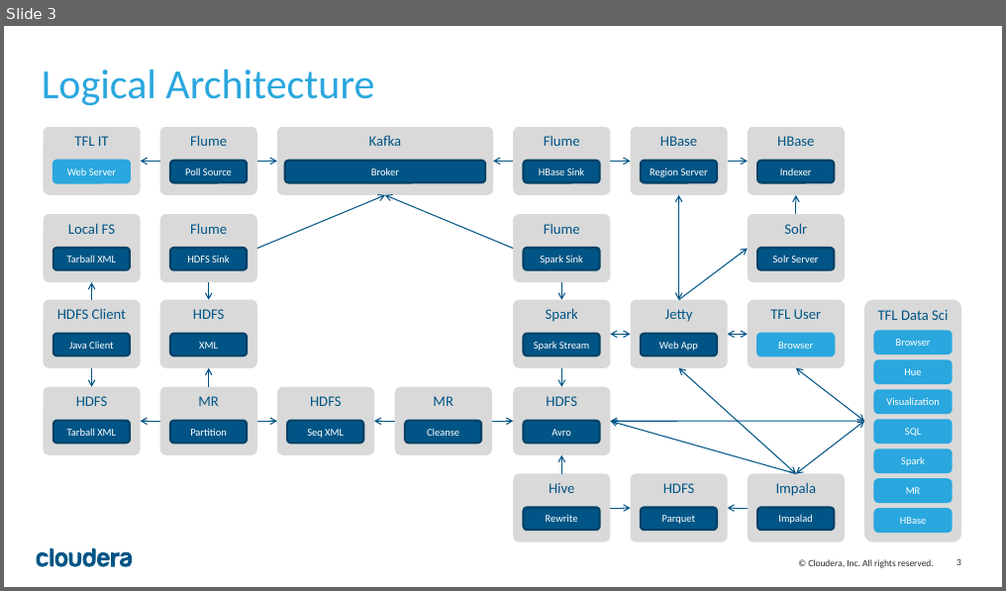
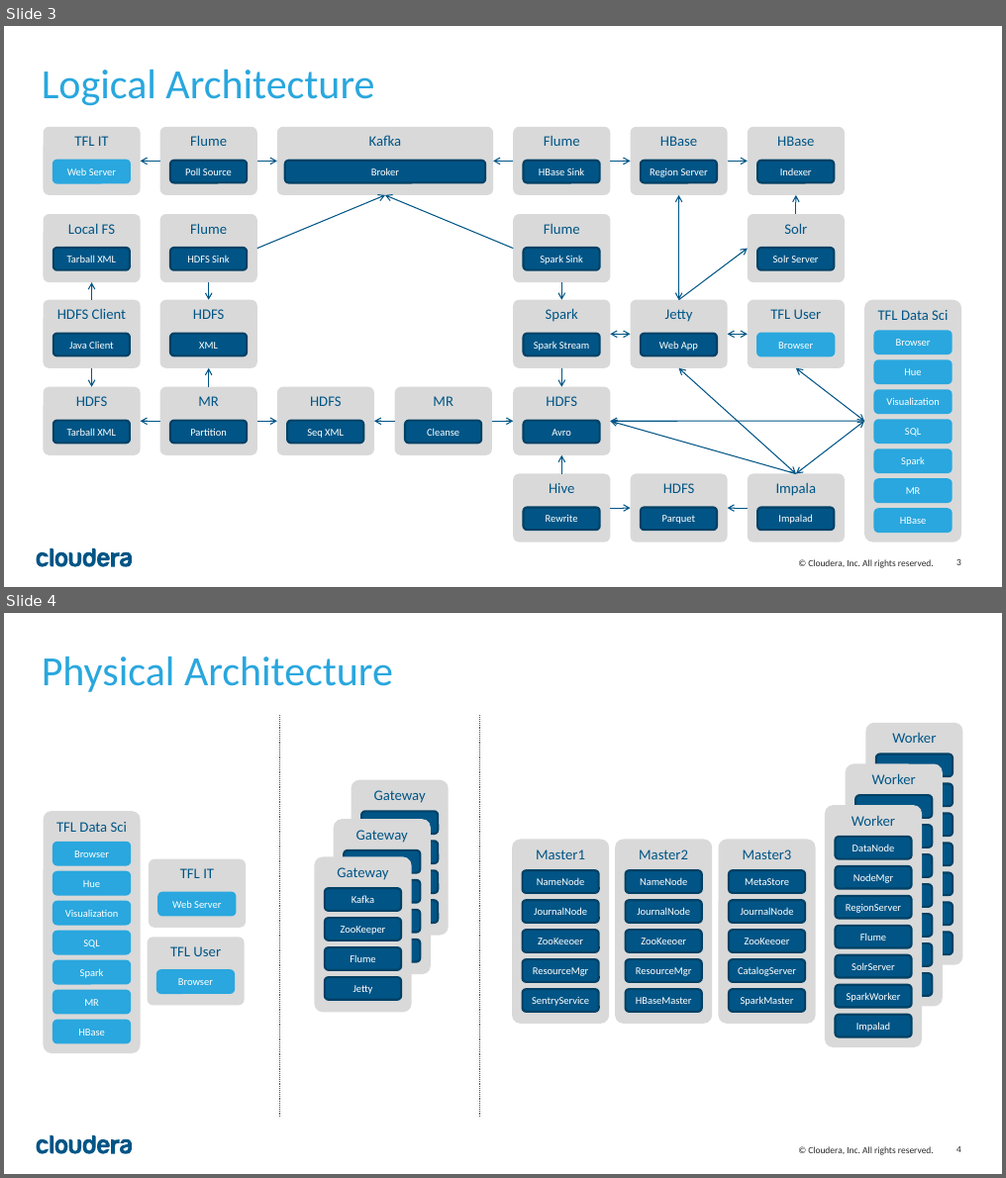
Before and after one commit to ggear/cloudera-cyclehire, a slide deck: cloudera-cyclehire-docs/src/site/resources/Cloudera_Cyclehire.pptx. Shown one above the other, each under a label of ours: slide 3 before the commit, slides 3 and 4 after it. The pictures are 1006x591 and 1006x1178 pixels, drawn with LibreOffice and Linux fonts; fonts in the diff are those of the drawing. Boxes give left, top, right and bottom in pixels: in the first picture for what was removed or moved away, otherwise in the second. Text is boxed around its words. In the diff, an @@ line names an element or a change of style, - is before the commit and + after.

```diff
--- a/cloudera-cyclehire-docs/src/site/resources/Cloudera_Cyclehire.pptx
+++ b/cloudera-cyclehire-docs/src/site/resources/Cloudera_Cyclehire.pptx
@@ slide 4 added at [4, 613, 1002, 1174], background #FFFFFF; not listed: 10 template elements that a slide beside it also shows @@
@@ title added at [42, 657, 393, 692], 40 pt, text #29A7DE @@
+Physical Architecture
@@ line added from (279, 716) to (279, 1118), #505150 0.25 pt dashed @@
@@ line added from (479, 716) to (479, 1118), #505150 0.25 pt dashed @@
@@ group added at [512, 723, 963, 1048]: 42 rounded rectangles @@
+Worker
+Worker
+Worker
+NodeMgr
+RegionServer
+Flume
+SolrServer
+SparkWorker
+DataNode
+Impalad
+Master1
+JournalNode
+ZooKeeoer
+ResourceMgr
+SentryService
+NameNode
+Master2
+JournalNode
+ZooKeeoer
+ResourceMgr
+HBaseMaster
+NameNode
+Master3
+JournalNode
+ZooKeeoer
+CatalogServer
+SparkMaster
+MetaStore
@@ group added at [314, 780, 449, 1013]: 15 rounded rectangles @@
+Gateway
+Gateway
+Gateway
+ZooKeeper
+Flume
+Jetty
+Kafka
@@ group added at [43, 811, 246, 1054]: 12 rounded rectangles @@
+TFL User
+Browser
+TFL IT
+Web Server
+TFL Data Sci
+Hue
+Visualization
+SQL
+Spark
+MR
+Browser
+HBase
```
Also in this commit, not shown: 1 other slide added, 3 other files.
